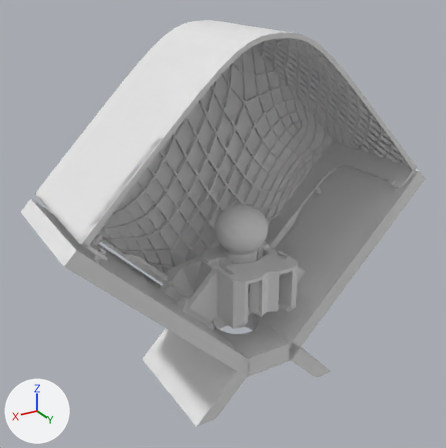
The glTF model glb/rhombi-accent.glb: old version first, new version second.
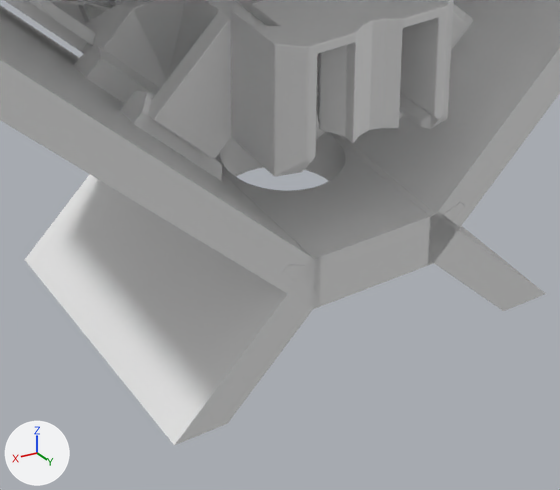
Each version is shown whole from a 50 mm lens placed at (0.241, 0.358, 0.296), pointed at (0.011, -0.026, 0.104), then close up on the part from 30% to 76% of the width and 59% to 99% of the height. The lights are fixed; the arrows at lower left show +X, +Y and +Z. The older version's two pictures come first. Where no turn or scale is listed for an object, it has been applied to the vertices.

In view in the first close-up: 'kader_a', 'kader_l', 'kader_r', 'kap', 'kern', 'vleugel_l', 'voet_a' and 3 more.
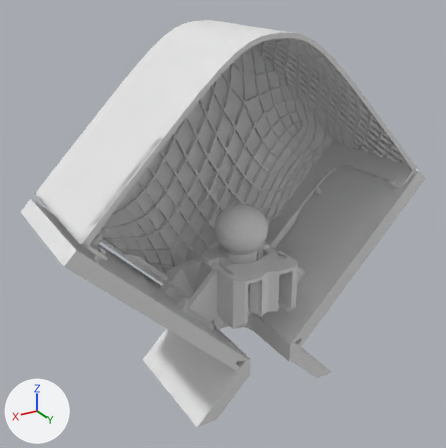
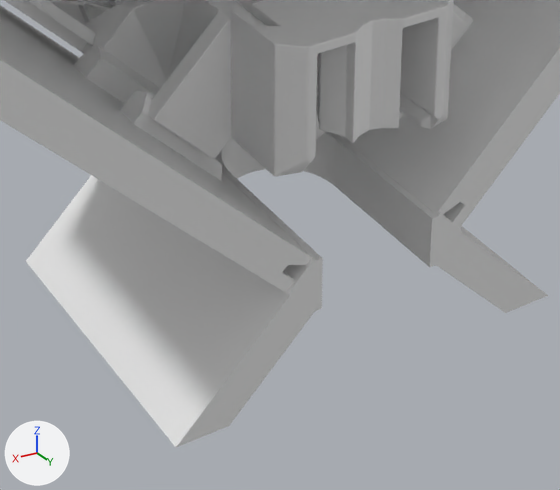
Changed parts and their boxes (x1, y1, x2, y2) in the close-ups (560 x 490 px):
'voet_a', moved, turned: before (25, 139, 546, 445); after (26, 132, 548, 447)
'kader_a', deleted: before (216, 132, 465, 308)

The change, as a list of edits to the scene's bpy script:
```text
Remove ob_kader_a:
    ob_kader_a = bpy.data.objects.new('kader_a', me_cube_018)
    ob_kader_a.location = (-0.0003, 0.0268, -0.0245)
Change ob_voet_a:
    ob_voet_a.location: (0.000165, 0.0246, 0.0722) -> (0.000165, 0.0246, -0.0278)
    ob_voet_a.rotation_euler: (0.0, 0.0, 0.785) -> (0.0, 3.142, -0.785)  # degrees (0, 0, 45) -> degrees (0, 180, -45)
```
